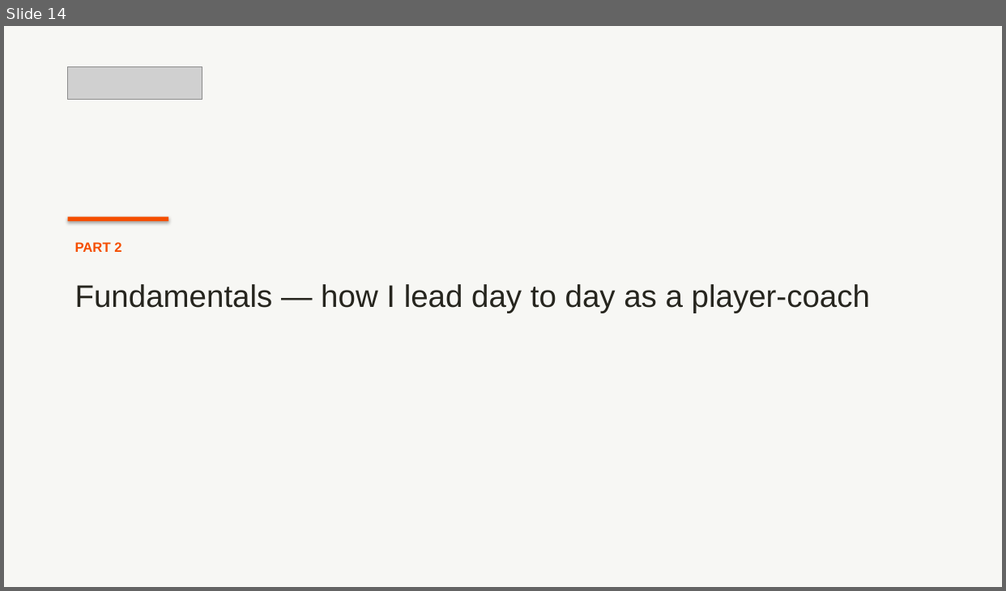
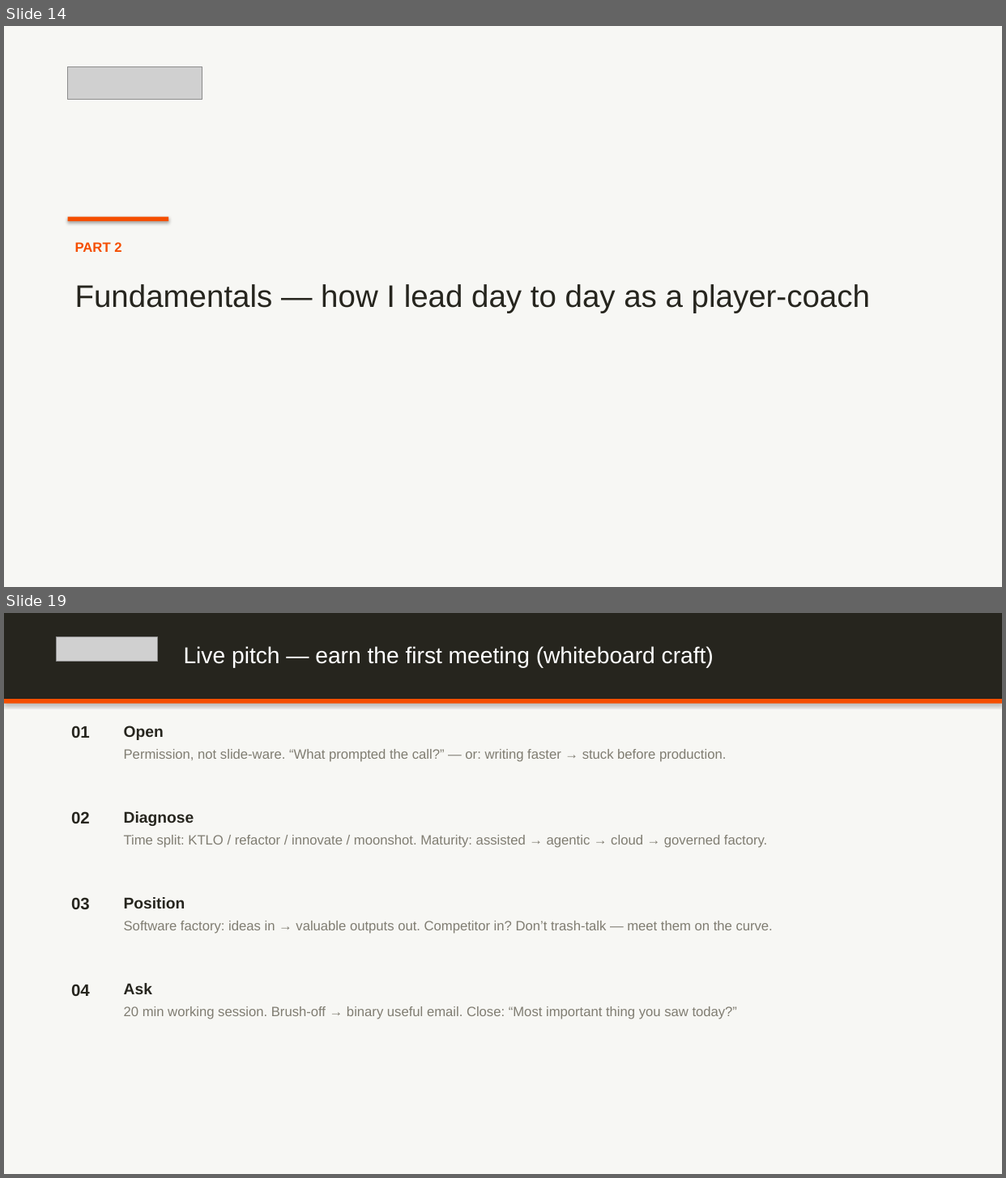
Before and after one commit to dempseli01-stack/lindsey, a slide deck: Lindsey_Presentation.pptx. Shown one above the other, each under a label of ours: slide 14 before the commit, slides 14 and 19 after it; the slides between them are not shown. The pictures are 1006x591 and 1006x1178 pixels, drawn with LibreOffice and Linux fonts; fonts in the diff are those of the drawing; grey boxes stand for pictures. Boxes give left, top, right and bottom in pixels: in the first picture for what was removed or moved away, otherwise in the second. Text is boxed around its words. In the diff, an @@ line names an element or a change of style, - is before the commit and + after.

```diff
--- a/Lindsey_Presentation.pptx
+++ b/Lindsey_Presentation.pptx
@@ slide 19 added at (x1=4, y1=613, x2=1002, y2=1174), background #FFFFFF @@
@@ rectangle added at (x1=4, y1=613, x2=1002, y2=1174), fill #F7F7F4 @@
@@ rectangle added at (x1=4, y1=613, x2=1002, y2=699), fill #26251E @@
@@ picture added at (x1=57, y1=637, x2=157, y2=661) @@
@@ text added at (x1=184, y1=646, x2=714, y2=668), 22 pt, text #FFFFFF @@
+Live pitch — earn the first meeting (whiteboard craft)
@@ rectangle added at (x1=4, y1=699, x2=1002, y2=704), fill #F54E00 @@
@@ text added at (x1=71, y1=726, x2=90, y2=738), 16 pt, text #26251E, bold @@
+01
@@ text added at (x1=124, y1=726, x2=164, y2=740), 15 pt, text #26251E, bold @@
+Open
@@ text added at (x1=124, y1=749, x2=726, y2=762), 13 pt, text #807D72 @@
+Permission, not slide-ware. “What prompted the call?” — or: writing faster → stuck before production.
@@ text added at (x1=71, y1=811, x2=90, y2=824), 16 pt, text #26251E, bold @@
+02
@@ text added at (x1=124, y1=811, x2=194, y2=826), 15 pt, text #26251E, bold @@
+Diagnose
@@ text added at (x1=124, y1=835, x2=767, y2=848), 13 pt, text #807D72 @@
+Time split: KTLO / refactor / innovate / moonshot. Maturity: assisted → agentic → cloud → governed factory.
@@ text added at (x1=71, y1=897, x2=90, y2=910), 16 pt, text #26251E, bold @@
+03
@@ text added at (x1=124, y1=897, x2=185, y2=909), 15 pt, text #26251E, bold @@
+Position
@@ text added at (x1=124, y1=921, x2=773, y2=934), 13 pt, text #807D72 @@
+Software factory: ideas in → valuable outputs out. Competitor in? Don’t trash-talk — meet them on the curve.
@@ text added at (x1=71, y1=984, x2=90, y2=996), 16 pt, text #26251E, bold @@
+04
@@ text added at (x1=124, y1=983, x2=152, y2=995), 15 pt, text #26251E, bold @@
+Ask
@@ text added at (x1=124, y1=1007, x2=738, y2=1020), 13 pt, text #807D72 @@
+20 min working session. Brush-off → binary useful email. Close: “Most important thing you saw today?”
```
Also in this commit, not shown: 4 slides changed, 5 other slides added, 5 slides removed, 2 other files.
